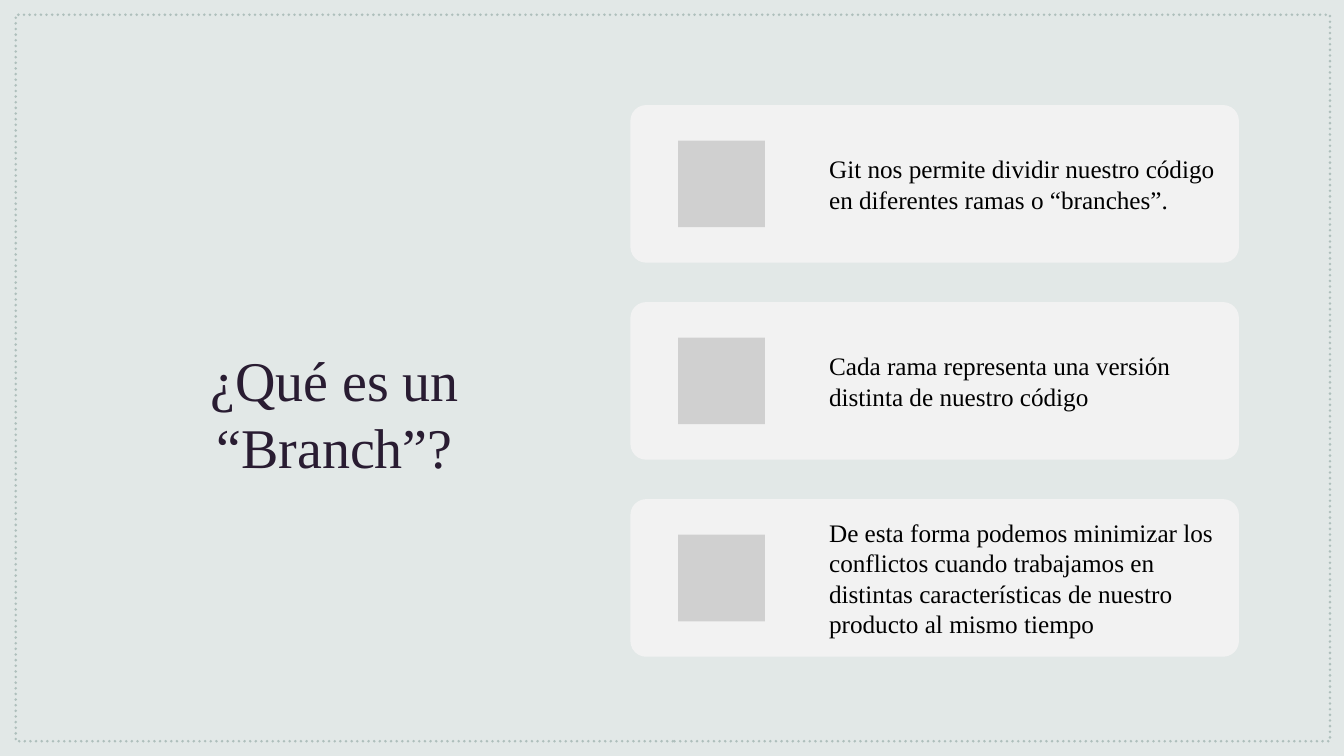
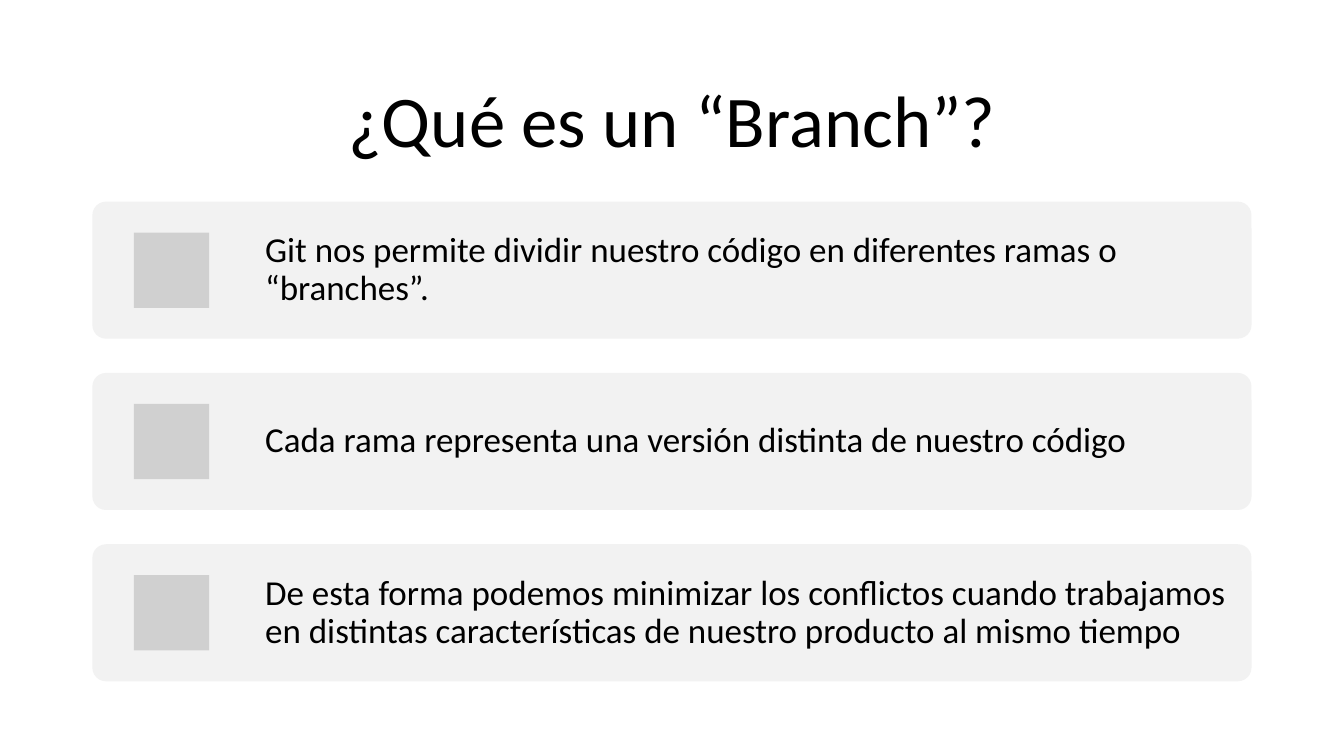
Before and after one commit to mfloresdev/Tutorial-Git, a slide deck: slide 5 of Git & GitHub.pptx. Drawn at 1344x756 pixels with LibreOffice and Linux fonts; fonts in the diff are those of the drawing; grey boxes stand for pictures. Boxes give left, top, right and bottom in pixels: in the first picture for what was removed or moved away, otherwise in the second. Text is boxed around its words. In the diff, an @@ line names an element or a change of style, - is before the commit and + after.

```diff
--- a/Git & GitHub.pptx
+++ b/Git & GitHub.pptx
@@ background #E2E8E7 to #FFFFFF @@
@@ rectangle removed at [0,0,1344,756] @@
@@ rectangle removed at [16,15,1331,742] @@
@@ title "¿Qué es un “Branch”?": place and size @@
-title "¿Qué es un “Branch”?" at [210,362,459,469]
+title "¿Qué es un “Branch”?" at [348,94,996,160]
@@ title "¿Qué es un “Branch”?" at [348,94,996,160]: size 40 to 52 pt, font Times New Roman to Calibri, text colour #291C32 to #000000; line spacing 1 to 0.9 @@
@@ rounded rectangle removed at [630,105,1239,262] @@
@@ picture removed at [679,140,765,227] @@
@@ rounded rectangle added at [93,202,1252,339], fill #F2F2F2 @@
@@ size 18 to 25 pt, font Times New Roman to Calibri; line spacing 1 to 0.9; more space between paragraphs in 3 elements at [265,580,1225,649], [265,427,1126,458], [265,237,1116,301] @@
@@ text "Git nos permite dividir nuestro ...": place and size @@
-text "Git nos permite dividir nuestro ..." at [829,160,1215,210]
+text "Git nos permite dividir nuestro ..." at [265,237,1116,301]
@@ group removed at [1021,0,1344,555]: 4 freeform shapes @@
@@ picture added at [134,233,210,309] @@
@@ rounded rectangle: place and size @@
-rounded rectangle at [630,302,1239,460]
+rounded rectangle at [93,373,1252,510]
@@ text "Cada rama representa una versión ...": place and size @@
-text "Cada rama representa una versión ..." at [829,357,1170,412]
+text "Cada rama representa una versión ..." at [265,427,1126,458]
@@ picture: place and size @@
-picture at [679,338,765,424]
+picture at [134,404,210,480]
@@ picture removed at [679,534,765,621] @@
@@ rounded rectangle: place and size @@
-rounded rectangle at [630,499,1239,656]
+rounded rectangle at [93,544,1252,682]
@@ text "De esta forma podemos minimizar ...": place and size @@
-text "De esta forma podemos minimizar ..." at [829,524,1212,639]
+text "De esta forma podemos minimizar ..." at [265,580,1225,649]
@@ picture added at [134,576,210,651] @@
```
Also in this commit, not shown: 20 other slides changed, 19 slides added, 18 slides removed.
